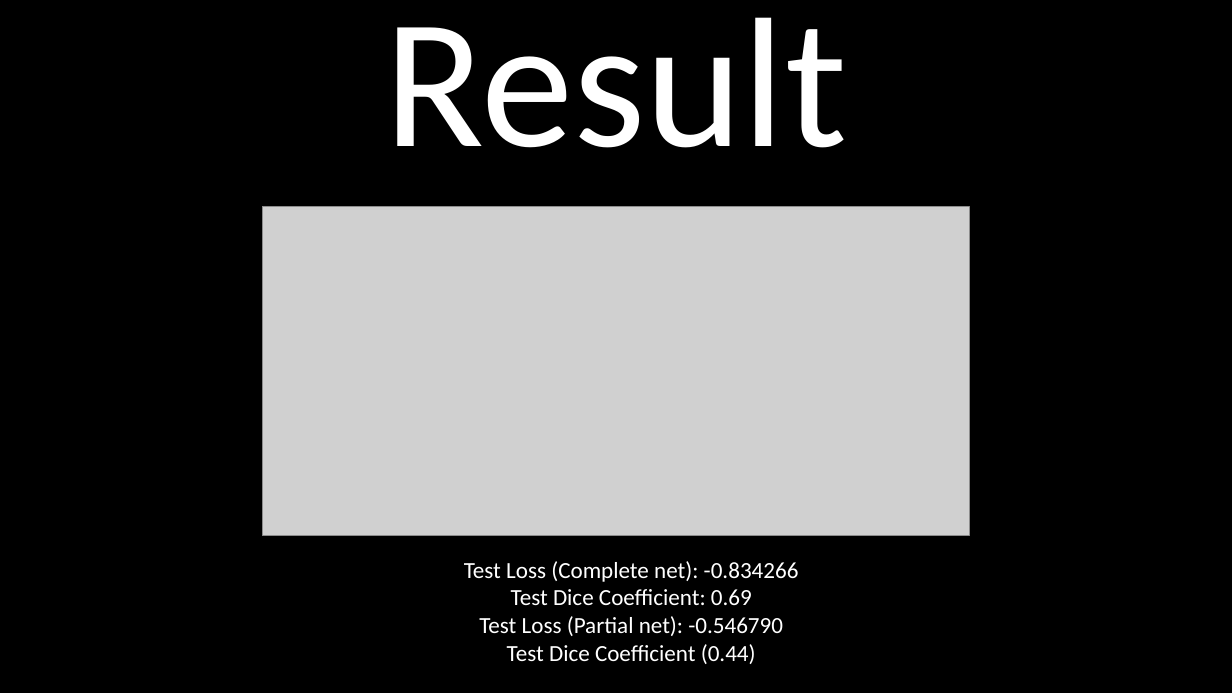
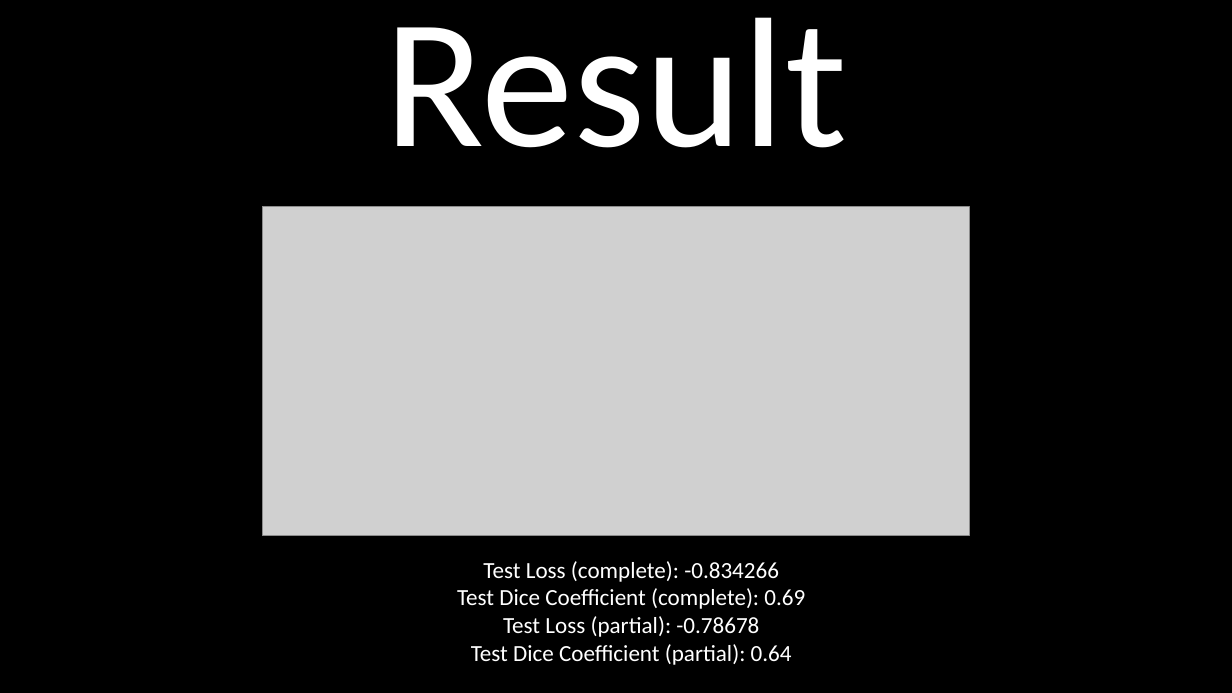
Before and after one commit to vivri1216/U-NetForMedicalImageSegmentation, a slide deck: slide 18 of PresentationPurpose/DSN_Presentazione.pptx (slide 10 before the commit). Drawn at 1232x693 pixels with LibreOffice and Linux fonts; fonts in the diff are those of the drawing; grey boxes stand for pictures. Boxes give left, top, right and bottom in pixels: in the first picture for what was removed or moved away, otherwise in the second. Text is boxed around its words. In the diff, an @@ line names an element or a change of style, - is before the commit and + after.

```diff
--- a/PresentationPurpose/DSN_Presentazione.pptx
+++ b/PresentationPurpose/DSN_Presentazione.pptx
@@ text at (x1=457, y1=561, x2=805, y2=665): text changed @@
-Test Loss (Complete net): -0.834266
-Test Dice Coefficient: 0.69
-Test Loss (Partial net): -0.546790
-Test Dice Coefficient (0.44)
+Test Loss (complete): -0.834266
+Test Dice Coefficient (complete): 0.69
+Test Loss (partial): -0.78678
+Test Dice Coefficient (partial): 0.64
```
Also in this commit, not shown: 1 other slide changed, 9 slides added.
